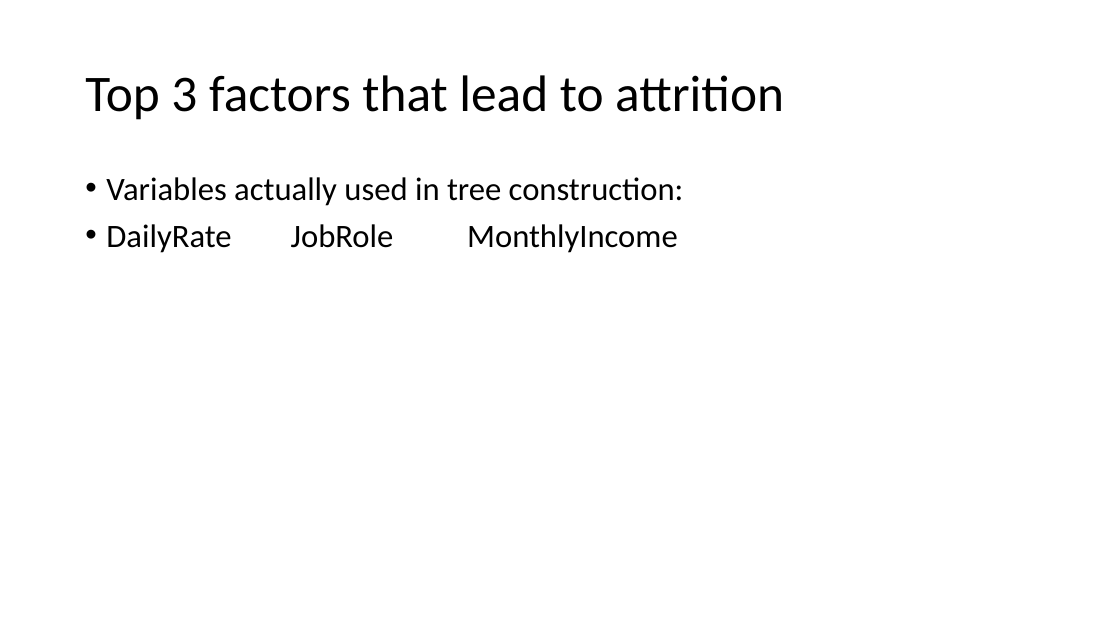
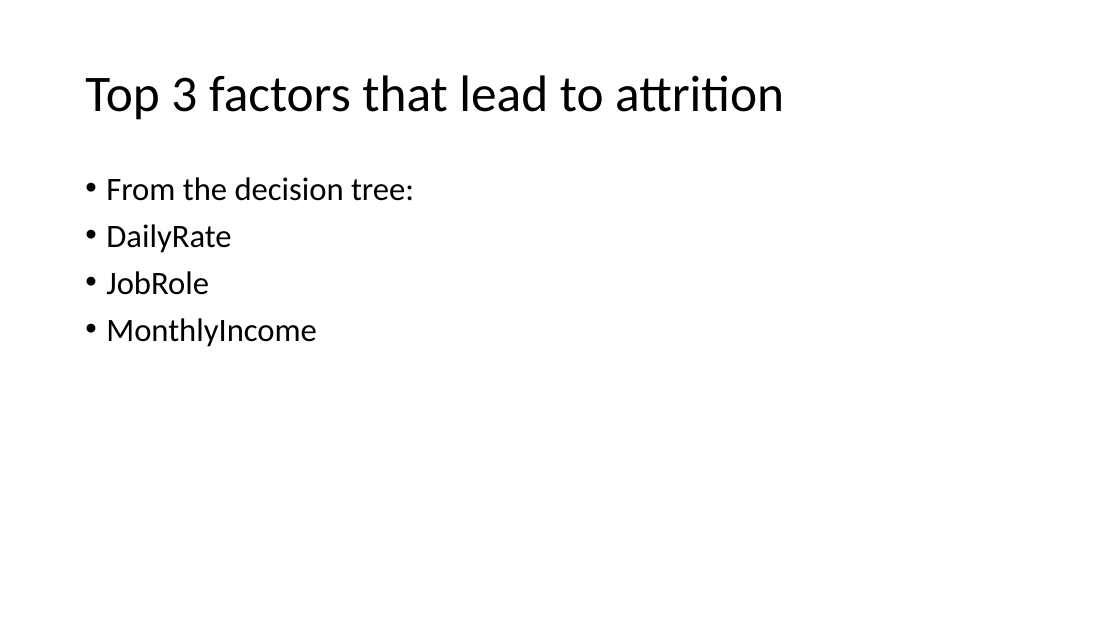
Before and after one commit to KeburFantahun/CaseStudy2DDS_KeburF, a slide deck: slide 21 of CaseStudy2_DDS_Kebur_Fantahun.pptx (slide 24 before the commit). Drawn at 1120x630 pixels with LibreOffice and Linux fonts; fonts in the diff are those of the drawing. Boxes give left, top, right and bottom in pixels: in the first picture for what was removed or moved away, otherwise in the second. Text is boxed around its words. In the diff, an @@ line names an element or a change of style, - is before the commit and + after.

```diff
--- a/CaseStudy2_DDS_Kebur_Fantahun.pptx
+++ b/CaseStudy2_DDS_Kebur_Fantahun.pptx
@@ text at (106, 177, 414, 347): text changed @@
-• Variables actually used in tree construction:
-• DailyRate JobRole MonthlyIncome
+• From the decision tree:
+• DailyRate
+• JobRole
+• MonthlyIncome
```
Also in this commit, not shown: 2 other slides changed, 21 slides added, 19 slides removed, 11 other files.
